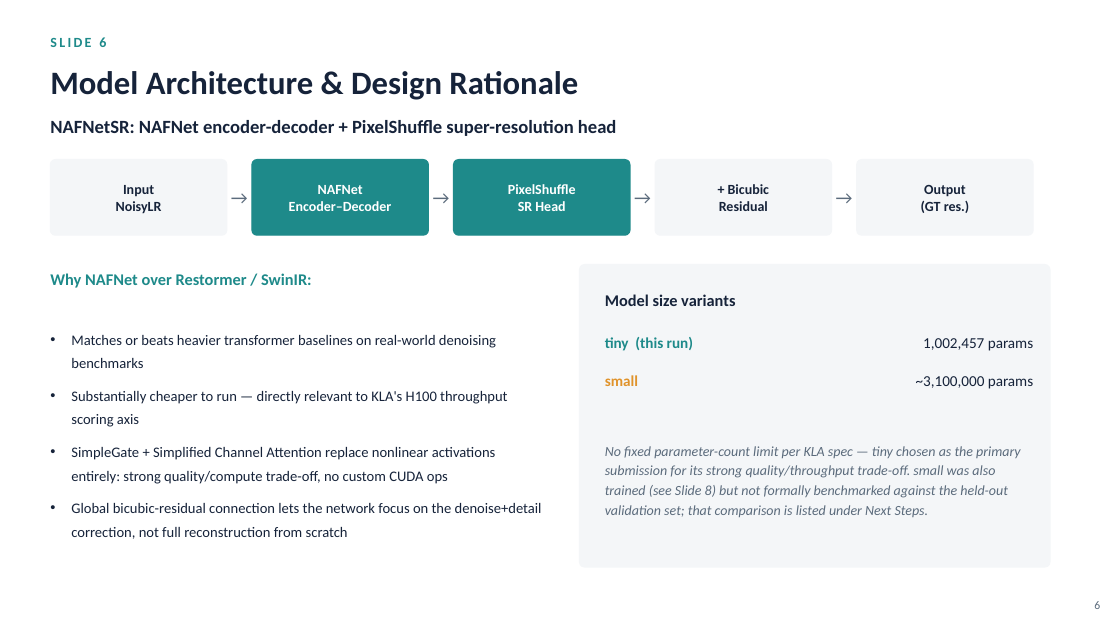
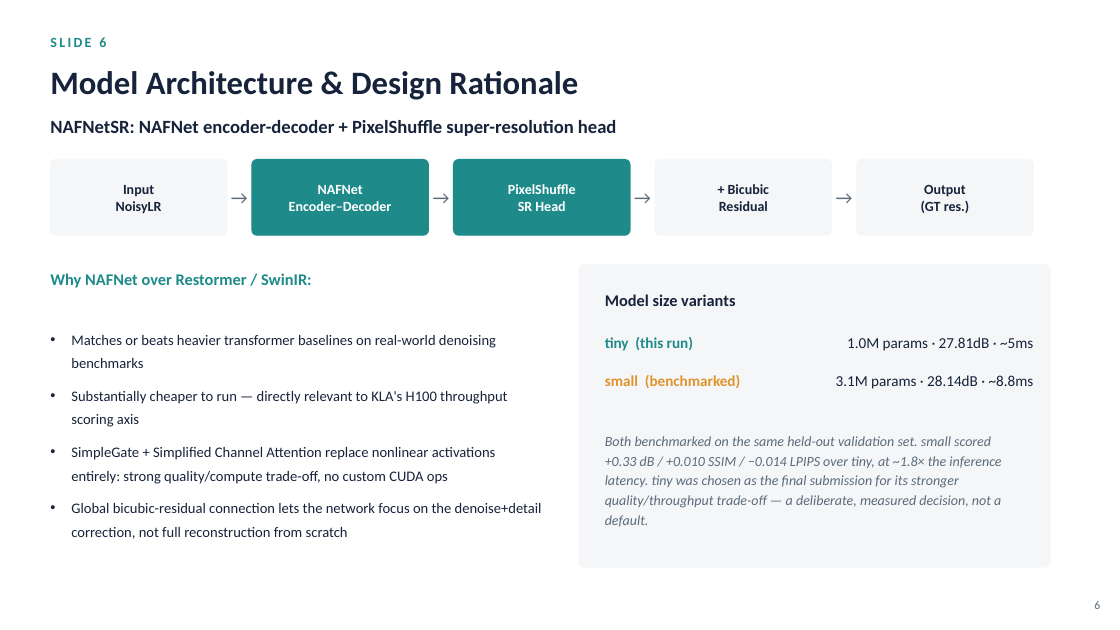
Before and after one commit to Nag123-tel/kla-restoration, a slide deck: slide 6 of solution_presentation.pptx. Drawn at 1120x630 pixels with LibreOffice and Linux fonts; fonts in the diff are those of the drawing. Boxes give left, top, right and bottom in pixels: in the first picture for what was removed or moved away, otherwise in the second. Text is boxed around its words. In the diff, an @@ line names an element or a change of style, - is before the commit and + after.

```diff
--- a/solution_presentation.pptx
+++ b/solution_presentation.pptx
@@ text at (x1=847, y1=337, x2=1033, y2=351): text changed @@
-1,002,457 params
+1.0M params · 27.81dB · ~5ms
@@ text at (x1=605, y1=375, x2=740, y2=388): text changed @@
-small
+small (benchmarked)
@@ text at (x1=836, y1=375, x2=1034, y2=389): text changed @@
-~3,100,000 params
+3.1M params · 28.14dB · ~8.8ms
@@ text at (x1=605, y1=436, x2=1001, y2=527): text changed @@
-No fixed parameter-count limit per KLA spec — tiny chosen as the primary submission for its strong quality/throughput trade-off. small was also trained (see Slide 8) but not formally benchmarked against the held-out validation set; that comparison is listed under Next Steps.
+Both benchmarked on the same held-out validation set. small scored +0.33 dB / +0.010 SSIM / −0.014 LPIPS over tiny, at ~1.8× the inference latency. tiny was chosen as the final submission for its stronger quality/throughput trade-off — a deliberate, measured decision, not a default.
```
Also in this commit, not shown: 5 other slides changed.
